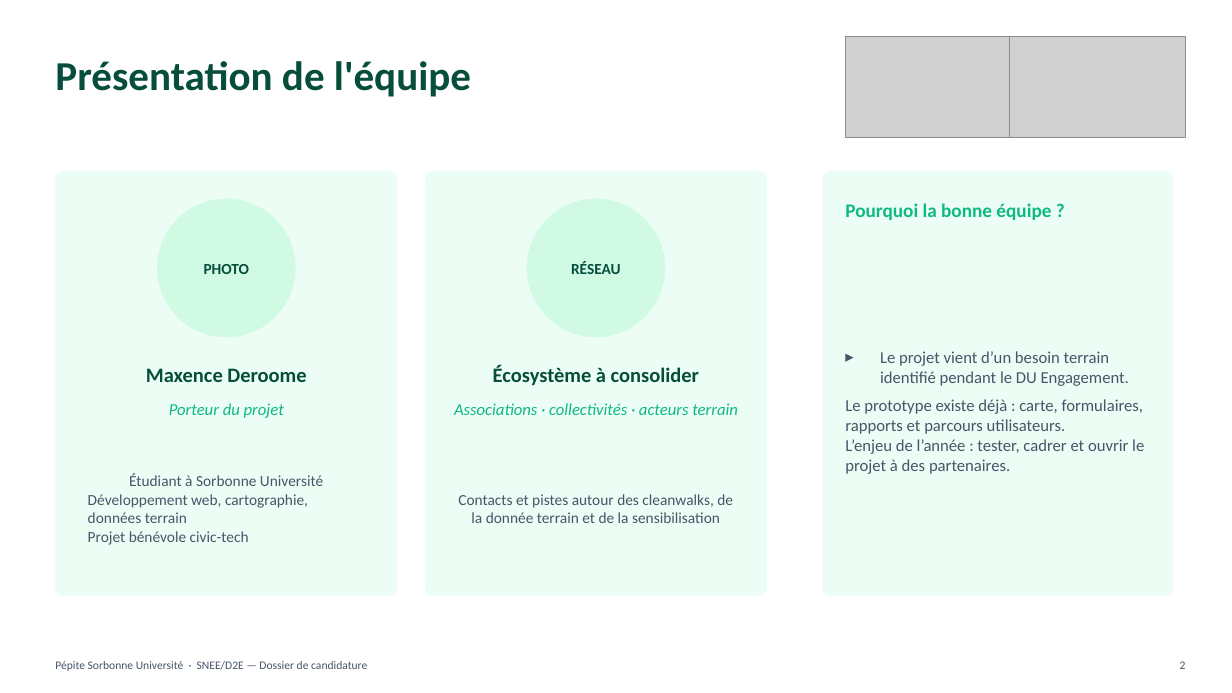
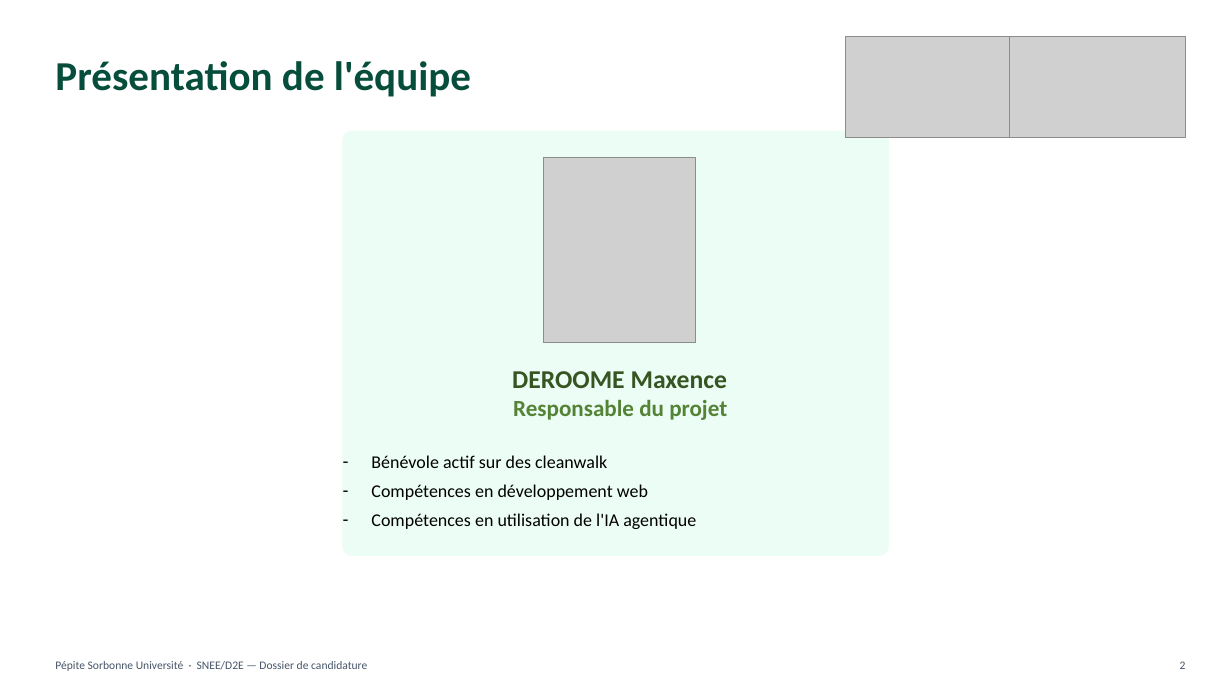
Before and after one commit to maxd4/CleanmyMap, a slide deck: slide 2 of documentation/pepite/oral-jury-6'-SNEE.pptx. Drawn at 1232x693 pixels with LibreOffice and Linux fonts; fonts in the diff are those of the drawing; grey boxes stand for pictures. Boxes give left, top, right and bottom in pixels: in the first picture for what was removed or moved away, otherwise in the second. Text is boxed around its words. In the diff, an @@ line names an element or a change of style, - is before the commit and + after.

```diff
--- a/documentation/pepite/oral-jury-6'-SNEE.pptx
+++ b/documentation/pepite/oral-jury-6'-SNEE.pptx
@@ rounded rectangle: place and size @@
-rounded rectangle at box(55, 171, 397, 596)
+rounded rectangle at box(343, 131, 889, 556)
@@ rounded rectangle removed at box(425, 171, 767, 596) @@
@@ picture added at box(543, 158, 696, 344) @@
@@ rounded rectangle removed at box(823, 171, 1174, 596) @@
@@ ellipse removed at box(157, 199, 296, 337) @@
@@ ellipse removed at box(527, 199, 665, 337) @@
@@ text removed at box(845, 203, 1051, 220) @@
-Pourquoi la bonne équipe ?
@@ text removed at box(204, 264, 250, 274) @@
-PHOTO
@@ text removed at box(571, 261, 621, 274) @@
-RÉSEAU
@@ text removed at box(845, 351, 1144, 474) @@
-▸ Le projet vient d’un besoin terrain identifié pendant le DU Engagement.
-Le prototype existe déjà : carte, formulaires, rapports et parcours utilisateurs.
-L’enjeu de l’année : tester, cadrer et ouvrir le projet à des partenaires.
@@ text removed at box(146, 368, 306, 382) @@
-Maxence Deroome
@@ text removed at box(493, 365, 699, 386) @@
-Écosystème à consolider
@@ text added at box(512, 371, 728, 388), 20 pt, text #375523, bold @@
+DEROOME Maxence
@@ text removed at box(454, 403, 738, 415) @@
-Associations · collectivités · acteurs terrain
@@ text at box(513, 400, 727, 420): text changed; size 13 to 18 pt; text colour #10B981 to #558336; bold on; italic off @@
-Porteur du projet
+Responsable du projet
@@ text removed at box(88, 473, 323, 545) @@
-Étudiant à Sorbonne Université
-Développement web, cartographie, données terrain
-Projet bénévole civic-tech
@@ text added at box(371, 455, 696, 529), 14 pt, text #000000 @@
+– Bénévole actif sur des cleanwalk
+– Compétences en développement web
+– Compétences en utilisation de l'IA agentique
@@ text removed at box(458, 494, 733, 523) @@
-Contacts et pistes autour des cleanwalks, de la donnée terrain et de la sensibilisation
```
Also in this commit, not shown: 7 other slides changed.
